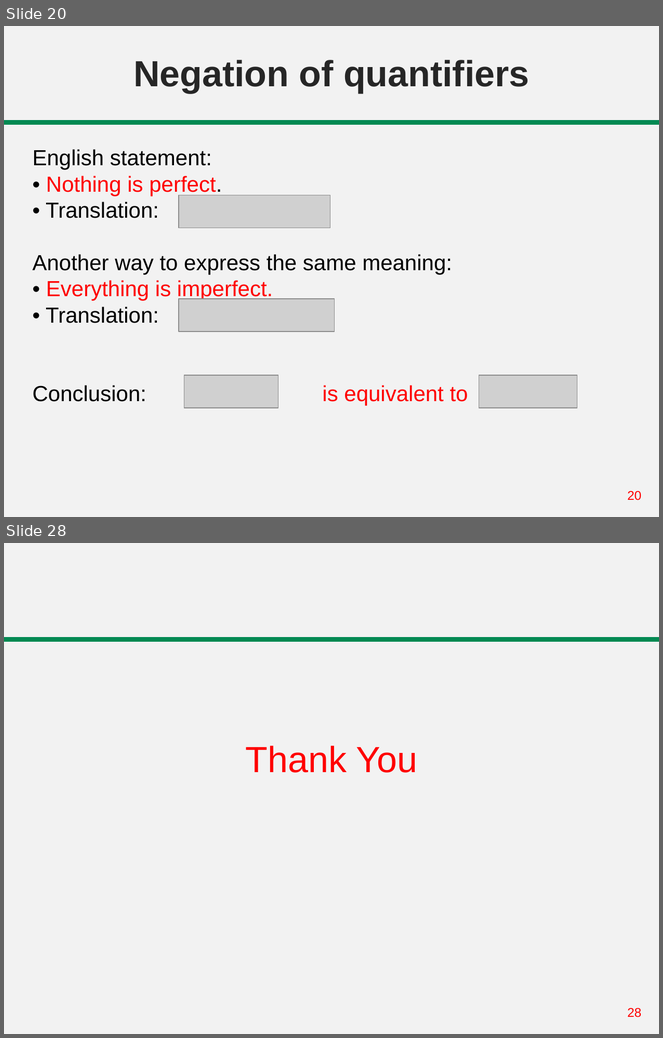
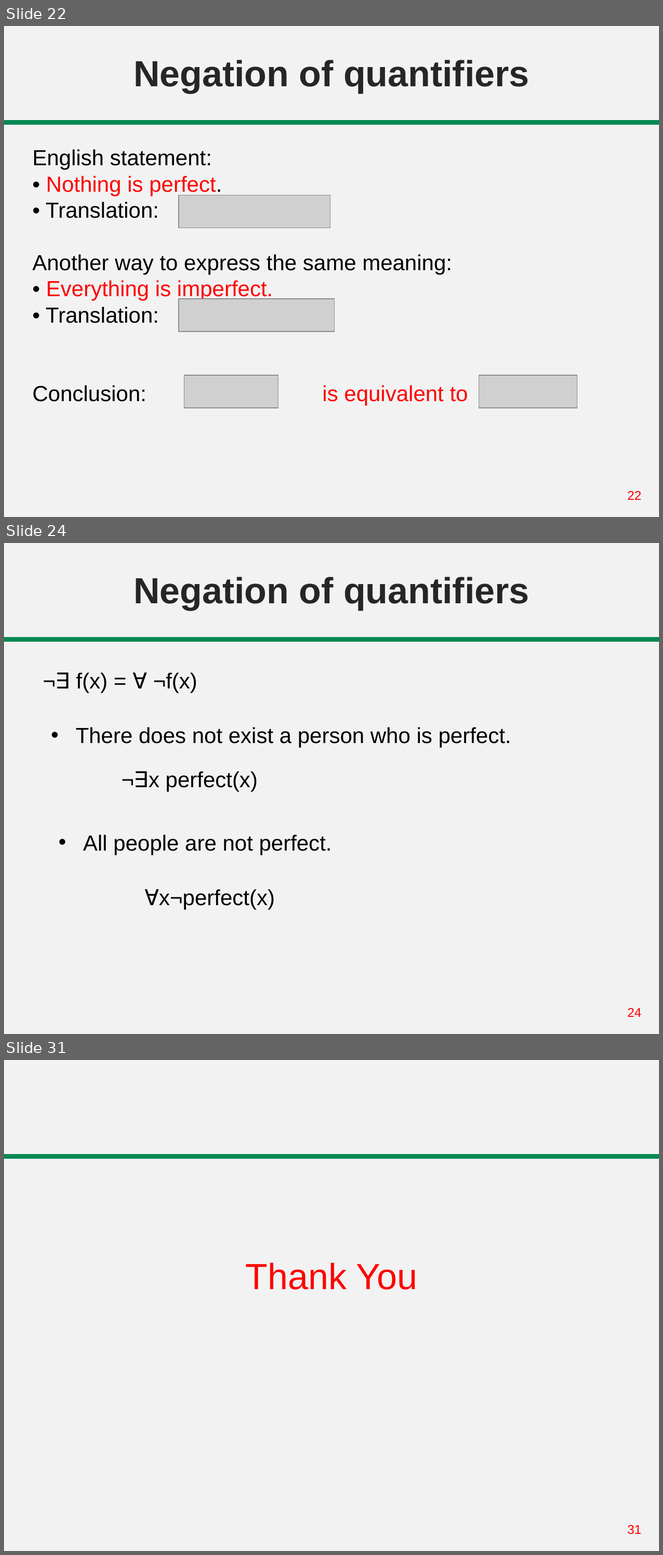
Before and after one commit to abrarhasan3/Green-Uni-All-Academic-Content, a slide deck: CSE 101 Discrete Mathematics/Lecture 05-08 Predicate Logic.pptx. Shown one above the other, each under a label of ours: slides 20 and 28 before the commit, slides 22, 24 and 31 after it; the slides between them are not shown. The pictures are 663x1038 and 663x1555 pixels, drawn with LibreOffice and Linux fonts; fonts in the diff are those of the drawing; grey boxes stand for pictures. Boxes give left, top, right and bottom in pixels: in the first picture for what was removed or moved away, otherwise in the second. Text is boxed around its words. In the diff, an @@ line names an element or a change of style, - is before the commit and + after.

```diff
--- a/CSE 101 Discrete Mathematics/Lecture 05-08 Predicate Logic.pptx
+++ b/CSE 101 Discrete Mathematics/Lecture 05-08 Predicate Logic.pptx
@@ slide 24 added at (4,543,659,1034), background #F2F2F2; not listed: 2 template elements that a slide beside it also shows @@
@@ title added at (133,577,529,610), 40 pt, text #262626, bold @@
+Negation of quantifiers
@@ text added at (76,672,197,693), 24 pt, text #000000 @@
+¬∃ f(x) = ∀ ¬f(x)
@@ text added at (76,727,512,748), 24 pt, text #000000 @@
+• There does not exist a person who is perfect.
@@ text added at (149,771,258,792), 24 pt, text #000000 @@
+¬∃x perfect(x)
@@ text added at (83,835,332,855), 24 pt, text #000000 @@
+• All people are not perfect.
@@ text added at (159,889,275,910), 24 pt, text #000000 @@
+∀x¬perfect(x)
@@ what was slide 20 is now slide 22 @@
@@ page number at (627,491,642,500): text changed @@
-20
+22
@@ what was slide 28 is now slide 31 @@
@@ page number at (627,1525,642,1535): text changed @@
-28
+31
```
Also in this commit, not shown: 2 slides changed, 7 other slides added, 5 slides removed.
